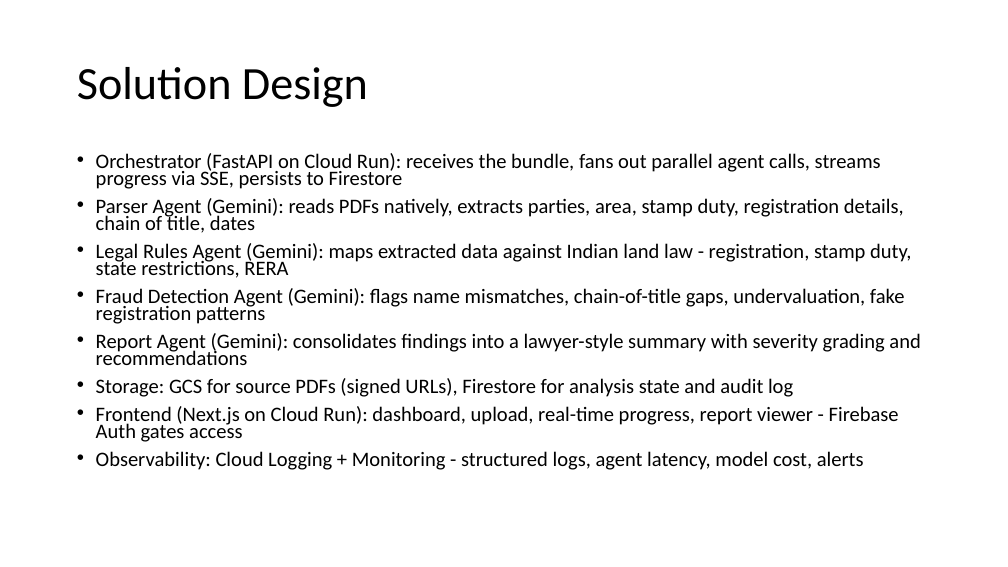
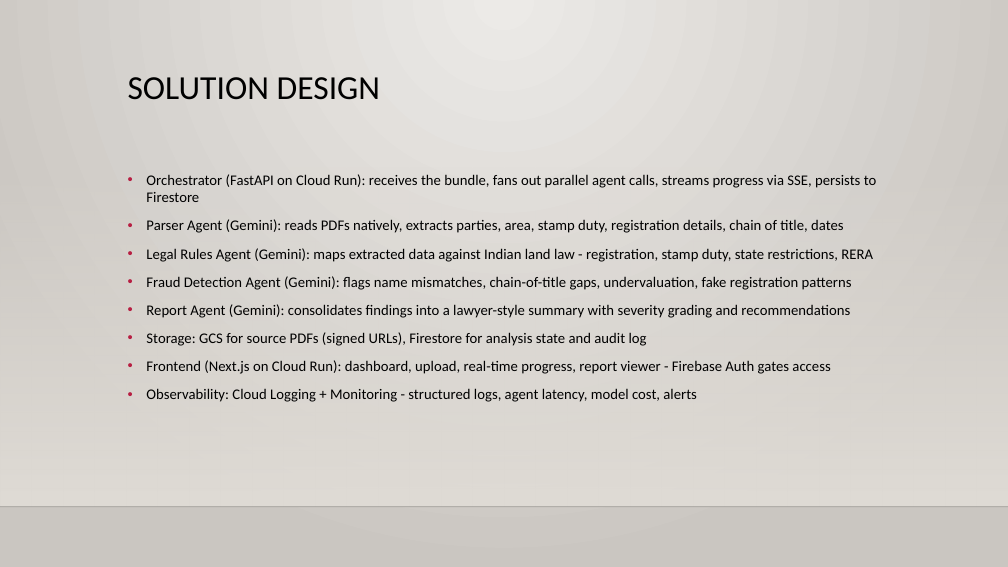
Before and after one commit to abhi88000/land-fraud-detection, a slide deck: slide 3 of docs/deck/Landshield-Deck.pptx. Drawn at 1008x567 pixels with LibreOffice and Linux fonts; fonts in the diff are those of the drawing; background and template pictures are left out. Boxes give left, top, right and bottom in pixels: in the first picture for what was removed or moved away, otherwise in the second. Text is boxed around its words. In the diff, an @@ line names an element or a change of style, - is before the commit and + after.

Commit message:
style(deck): apply professional navy+slate+gold palette and auto-apply Gallery theme

```diff
--- a/docs/deck/Landshield-Deck.pptx
+++ b/docs/deck/Landshield-Deck.pptx
@@ background #FFFFFF to gradient #ECEAE7 to #CAC7C1 @@
@@ title "SOLUTION DESIGN" at (128,77,381,100): vertical alignment middle to top @@
@@ title at (128,77,381,100): text changed; size 44 to 32 pt @@
-Solution Design
+SOLUTION DESIGN
@@ rectangle added at (0,167,1008,507), fill gradient #DFDBD5 @@
@@ text "Orchestrator (FastAPI on Cloud Run): ...": place and size @@
-text "Orchestrator (FastAPI on Cloud Run): ..." at (96,153,920,470)
+text "Orchestrator (FastAPI on Cloud Run): ..." at (146,174,877,402)
@@ text "Orchestrator (FastAPI on Cloud Run): ..." at (146,174,877,402): size 19.6 to 14 pt; line spacing 0.7 to 1 @@
@@ line added from (0, 507) to (1008, 507), #000001 1 pt @@
```
Also in this commit, not shown: 11 other slides changed, 1 other file.
